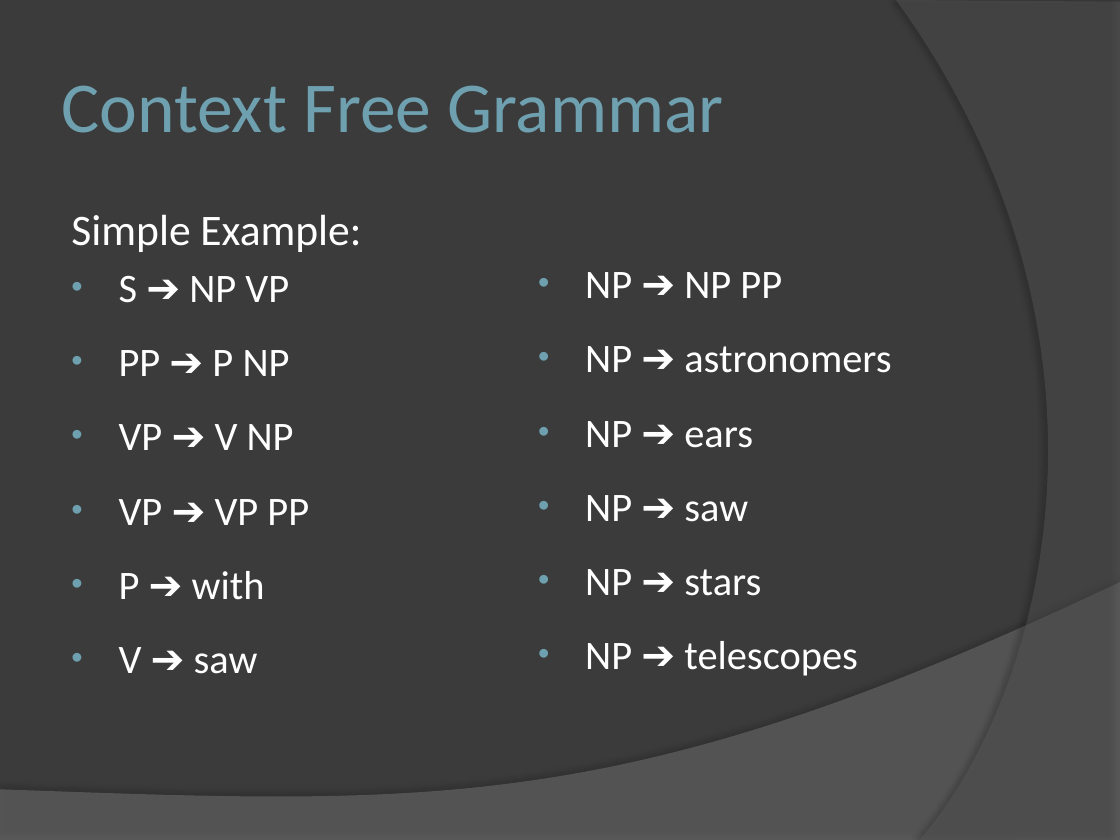
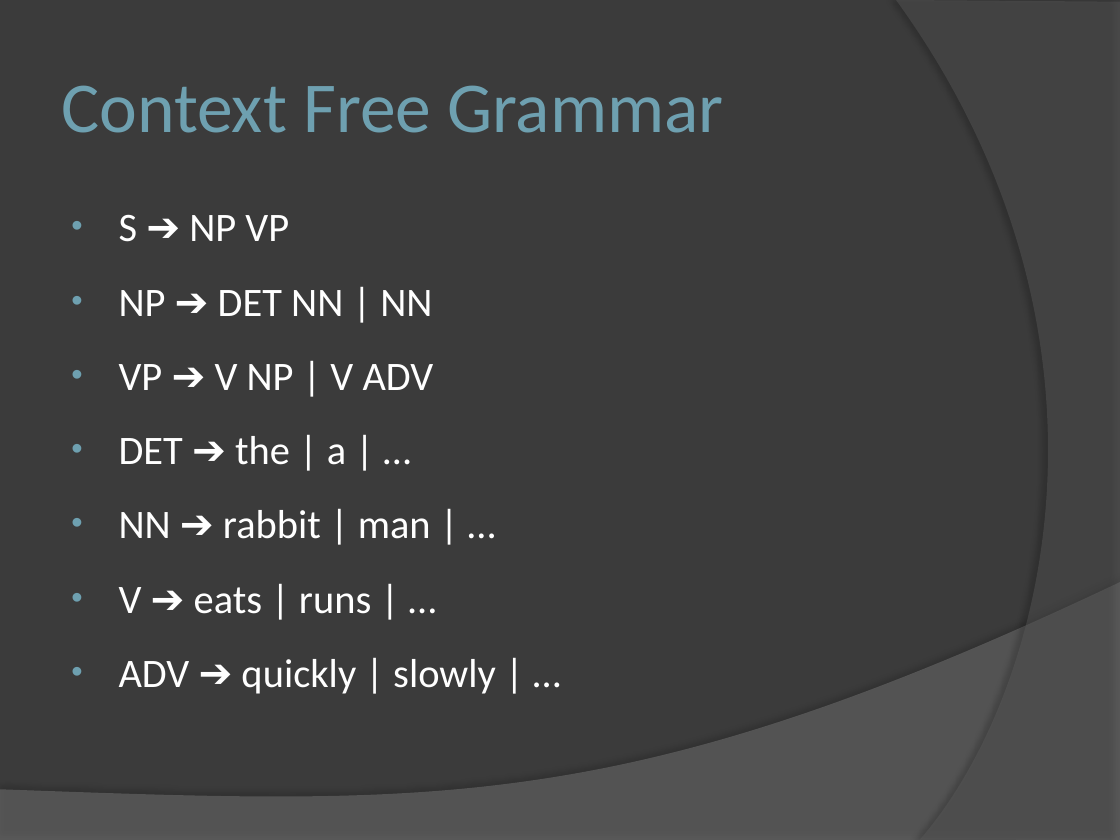
Before and after one commit to s1n/smlp-generator, a slide deck: slide 3 of docs/Machine Language Generation.pptx. Drawn at 1120x840 pixels with LibreOffice and Linux fonts; fonts in the diff are those of the drawing. Boxes give left, top, right and bottom in pixels: in the first picture for what was removed or moved away, otherwise in the second. Text is boxed around its words. In the diff, an @@ line names an element or a change of style, - is before the commit and + after.

Commit message:
[docs] updated presentation and [results] from free web templates

```diff
--- a/docs/Machine Language Generation.pptx
+++ b/docs/Machine Language Generation.pptx
@@ text at [71, 214, 361, 252]: paragraph removed @@
-Simple Example:
@@ text at [119, 290, 496, 694]: text changed @@
-• PP ➔ P NP
-• VP ➔ V NP
-• VP ➔ VP PP
-• P ➔ with
-• V ➔ saw
+• NP ➔ DET NN | NN
+• VP ➔ V NP | V ADV
+• DET ➔ the | a | …
+• NN ➔ rabbit | man | …
+• V ➔ eats | runs | …
+• ADV ➔ quickly | slowly | …
@@ text removed at [585, 272, 891, 676] @@
-• NP ➔ NP PP
-• NP ➔ astronomers
-• NP ➔ ears
-• NP ➔ saw
-• NP ➔ stars
-• NP ➔ telescopes
```
Also in this commit, not shown: 4 other slides changed, 10 other files.
